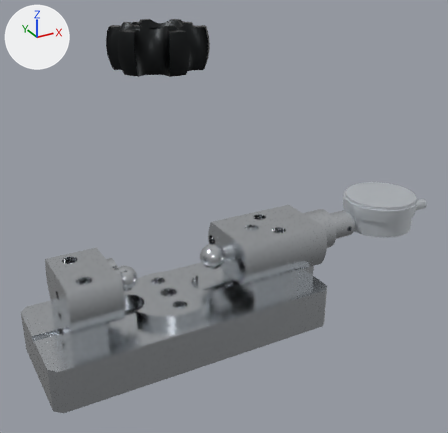
One commit to the glTF model BJ_INNERRACE/PCD_/PCD_.glb: the scene before it, then after it.
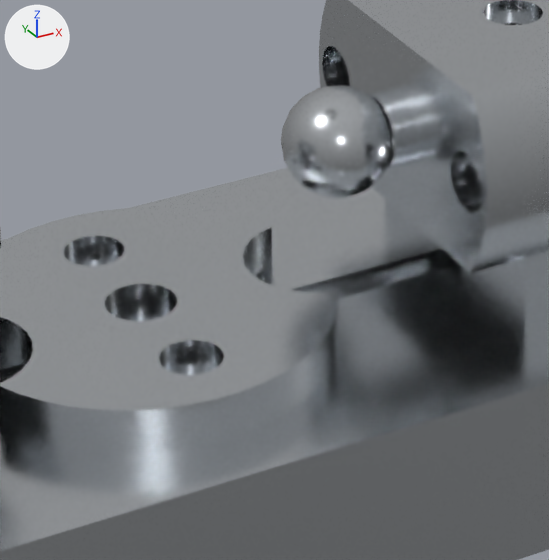
Each version is shown whole from a 50 mm lens placed at (-0.176, -0.341, 0.254), pointed at (0.012, 0.001, 0.083), then close up on the part from 31% to 58% of the width and 52% to 81% of the height. The lights are fixed; the arrows at upper left show +X, +Y and +Z. The older version's two pictures come first.

The older version as bpy lines, for what is in view:
```python
me_action_1 = bpy.data.meshes.new('Action 1')
me_action_1.from_pydata(...)  # 526 vertices, 1048 faces; spans x -0.0073..0.0902, y -0.0103..0.0071, z 0.0473..0.0647
me_action_1.materials.append(mat_opaque_255_255_255)  # light grey #d0d4d8
me_pcd__003 = bpy.data.meshes.new('PCD_.003')
me_pcd__003.from_pydata(...)  # 336 vertices, 680 faces; spans x 0.0123..0.0253, y -0.0286..0.0253, z 0.041..0.071
me_pcd__003.materials.append(mat_opaque_255_255_255)  # light grey #d0d4d8
me_pcd__007 = bpy.data.meshes.new('PCD_.007')
me_pcd__007.from_pydata(...)  # 914 vertices, 1832 faces; spans x 0.0223..0.0723, y -0.0286..0.0254, z 0.041..0.071
me_pcd__007.materials.append(mat_opaque_255_255_255)  # light grey #d0d4d8
ob_action_1 = bpy.data.objects.new('Action 1', me_action_1)
ob_action_1.location = (0.0, 0.0, 0.0)
ob_pcd__003 = bpy.data.objects.new('PCD_.003', me_pcd__003)
ob_pcd__003.location = (0.0, 0.0, 0.0)
ob_pcd__007 = bpy.data.objects.new('PCD_.007', me_pcd__007)
ob_pcd__007.location = (0.0, 0.0, 0.0)
# also in view: 'PCD_.005' at (-0.032, -0.002, 0.034); 'PCD_.004' at (-0.024, -0.002, 0.015); 'PCD_.009' at (0.047, -0.002, 0.036)
```
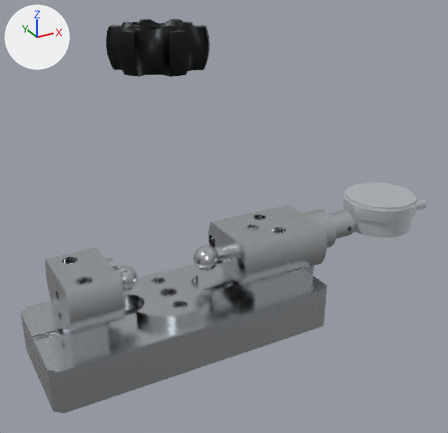
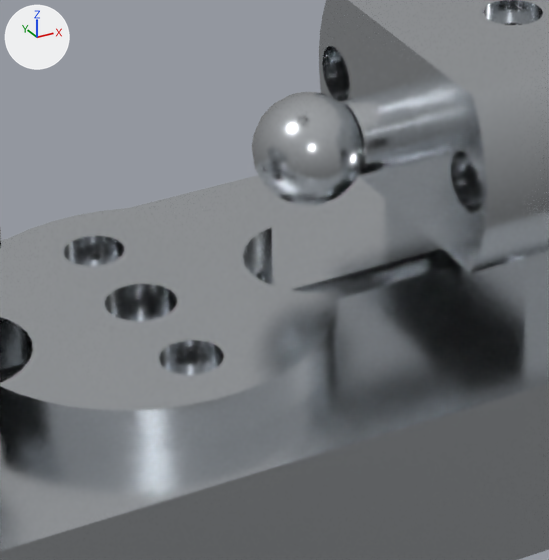
The change, as a diff of the scene's bpy script:
```diff
--- a/BJ_INNERRACE/PCD_/PCD_.glb.py
+++ b/BJ_INNERRACE/PCD_/PCD_.glb.py
@@ ob_action_1 @@
 ob_action_1 = bpy.data.objects.new('Action 1', me_action_1)
-ob_action_1.location = (0.0, 0.0, 0.0)
+ob_action_1.location = (-0.005, 0.0, 0.0)
```

Changed parts and their boxes (x1, y1, x2, y2) in the close-ups (549 x 560 px):
'Action 1', moved
    before: (281, 85, 417, 198)
    after: (252, 89, 417, 206)
